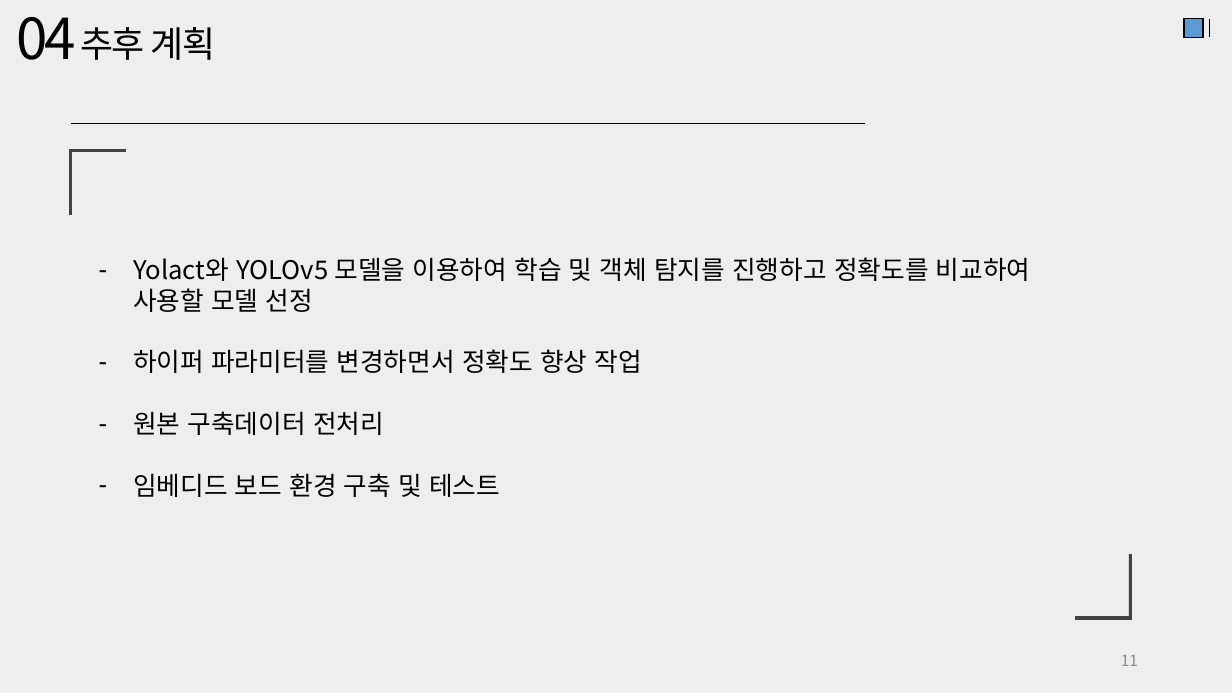
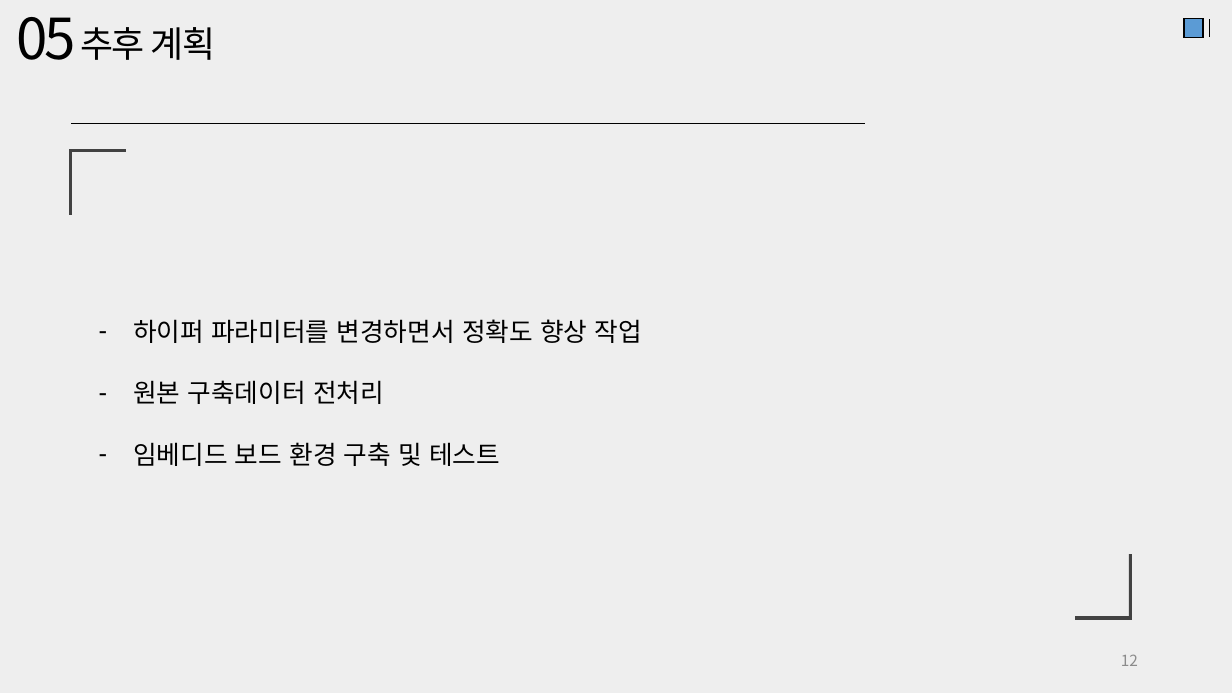
Before and after one commit to JaeHyung-Jung/UNDERDOG, a slide deck: slide 12 of 7주차/중간결과 발표자료.pptx (slide 11 before the commit). Drawn at 1232x693 pixels with LibreOffice and Linux fonts; fonts in the diff are those of the drawing. Boxes give left, top, right and bottom in pixels: in the first picture for what was removed or moved away, otherwise in the second. Text is boxed around its words. In the diff, an @@ line names an element or a change of style, - is before the commit and + after.

```diff
--- a/7주차/중간결과 발표자료.pptx
+++ b/7주차/중간결과 발표자료.pptx
@@ text at <box>17,17,76,60</box>: text changed @@
-04
+05
@@ text at <box>133,257,1031,312</box>: paragraph removed @@
-– Yolact와 YOLOv5 모델을 이용하여 학습 및 객체 탐지를 진행하고 정확도를 비교하여 사용할 모델 선정
@@ page number at <box>1121,654,1138,666</box>: text changed @@
-11
+12
```
Also in this commit, not shown: 2 other slides changed, 1 slide added, 1 other file.
